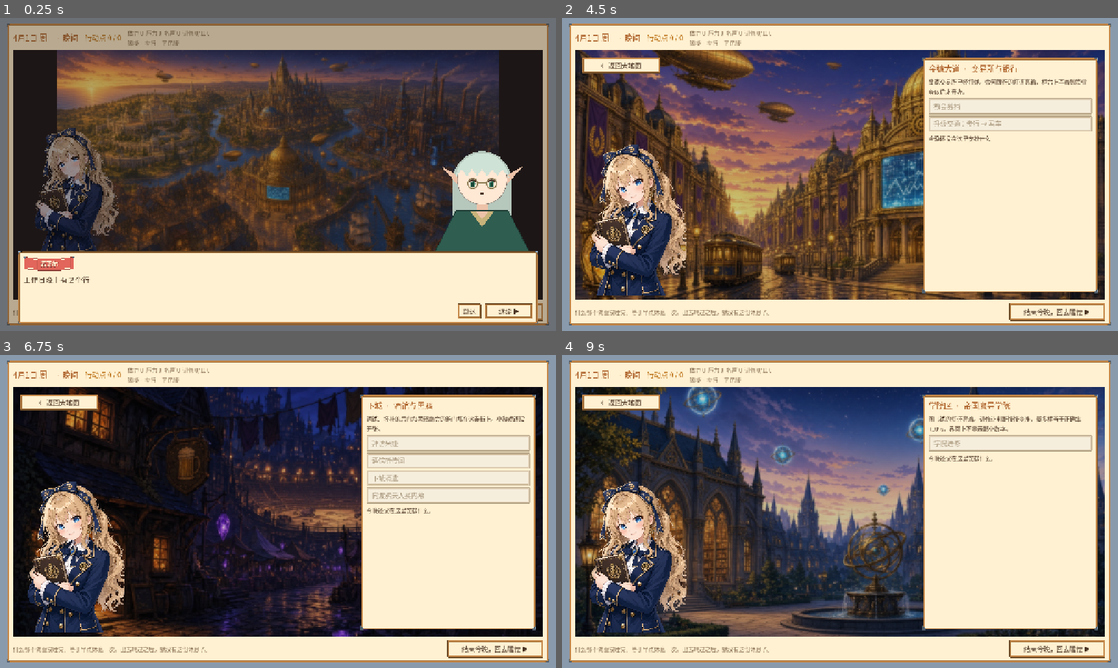
Above: before the commit, frames 1-4 (two rows, left to right).
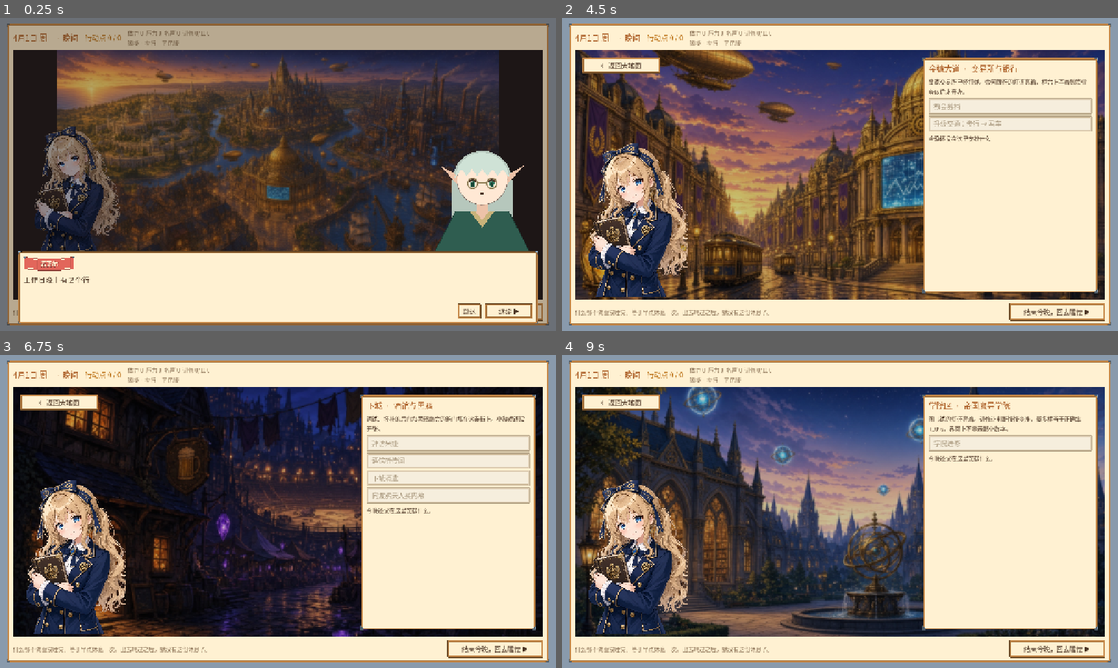
Above: after the commit, the same moments.

Repository: Kuraudoman/Stock-Life
Game: Godot game, scene res://scenes/city_map.tscn
Same seed, same stepped clock (60 frames per second), same inputs: the game is played once before the commit and once after it. This scene is started directly instead of the project's main scene.
Inputs (mouse positions are in pixels of both pictures, inside the frame that each line leads up to):
- Up to frame 1 (0.25 s): no input
- Up to frame 2 (4.5 s): click "结束今晚，回去睡觉 ▶" at 0.5 s; click "跳过" at 1.25 s; click "结束今晚，回去睡觉 ▶" at 2 s; click "结束今晚，回去睡觉 ▶" at 2.75 s; tap Enter at 3.5 s; drag from (840, 174) to (895, 105) at 3.52 s; click "前往" at 4.25 s
- Up to frame 3 (6.75 s): click "← 返回大地图" at 5 s; drag from (166, 527) to (250, 574) at 5.77 s; click "前往" at 6.5 s
- Up to frame 4 (9 s): click "← 返回大地图" at 7.25 s; move the mouse to (895, 442) at 8.02 s; tap Enter at 8.1 s; click (895, 442) at 8.17 s; click "前往" at 8.75 s

The runs differ from the first frame. In frame 1, 1.2% of the frame differs, in the area x 6-95%, y 34-75%; in frame 2, 2.1%, in the area x 4-23%, y 40-90%; in frame 3, 2.1%; in frame 4, 2.1%.

Commit message:
Use the hand-cut heroine portraits at 1088x1440.
Drop the outline-file switch and the frown top crop. Portraits scale to the slot height so the head stays in frame.

Co-authored-by: YukimyauChan <Kuraudoman@users.noreply.github.com>

Diff:
--- a/data/characters.json
+++ b/data/characters.json
@@ -1,5 +1,5 @@
 {
-	"_comment": "角色设定与占位立绘的配色（GDD 第 3、9 节）。没有正式立绘时，scripts/ui/portrait_painter.gd 按这里的颜色画剪影头像。描边画在图里，不在这里配色；用哪一套图看 data/ui.json 的 portrait_outline。feature 为头饰 / 特征：ribbon 发带、elf 精灵耳 + 眼镜、veil 面纱、cat 猫耳、goggles 护目镜、horns 龙角、hat 尖帽、kerchief 头巾、headband 头带。",
+	"_comment": "角色设定与占位立绘的配色（GDD 第 3、9 节）。没有正式立绘时，scripts/ui/portrait_painter.gd 按这里的颜色画剪影头像。feature 为头饰 / 特征：ribbon 发带、elf 精灵耳 + 眼镜、veil 面纱、cat 猫耳、goggles 护目镜、horns 龙角、hat 尖帽、kerchief 头巾、headband 头带。",
 	"characters": {
 		"heroine": {"name": "希雅", "title": "见习交易员", "hair": "#e3b46a", "eyes": "#3b6fb6", "outfit": "#34508a", "accent": "#e0b048", "feature": "ribbon"},
 		"noelle": {"name": "诺艾尔", "title": "精灵族会计师 · 秘书", "hair": "#cfe2d6", "eyes": "#2f7d62", "outfit": "#2f5d50", "accent": "#c9b37a", "feature": "elf"},
--- a/data/ui.json
+++ /dev/null
@@ -1,4 +0,0 @@
-{
-	"_comment": "界面开关。portrait_outline 为 true 时，立绘优先用 <表情>_outline.png（画好描边的那一套）；缺文件就退回不带描边的 <表情>.png，再退回 smile / normal，最后才用代码画的占位。当前仓库里的希雅图是不带描边的一套，所以这里先关着。",
-	"portrait_outline": false
-}
--- a/scripts/ui/heroine_portrait.gd
+++ b/scripts/ui/heroine_portrait.gd
@@ -1,6 +1,6 @@
 extends Control
 ## 主角状态立绘：表情反映情绪，外观反映身体状态，旁边是状态标签与体力 / 压力。
-## 角色本身由 portrait_view 画（描边、无底框）。点击发起走势预测。
+## 角色本身由 portrait_view 画，没有底框。点击发起走势预测。
 
 signal portrait_clicked
 
--- a/scripts/ui/mascot_view.gd
+++ b/scripts/ui/mascot_view.gd
@@ -46,7 +46,7 @@
 		wash = Color(0.45, 0.45, 0.48, 0.55)
 	pv.tint = wash
 	pv.set_character(id, layers.expr, layers.overlays, false)
-	# look 由 portrait_view 按公司 id 取，描边用公司主题色。
+	# look 由 portrait_view 按公司 id 取。
 	pv.queue_redraw()
 	draw_string(font, Vector2(frame.end.x + 12.0, 20), "看板娘", HORIZONTAL_ALIGNMENT_LEFT, -1, 12, UI.MUTED)
 	# 文字
--- a/scripts/ui/portrait_painter.gd
+++ b/scripts/ui/portrait_painter.gd
@@ -1,23 +1,17 @@
 extends RefCounted
 ## 立绘绘制：有正式立绘就画图，没有就按角色配色画 Q 版占位半身像（GDD 第 9 节“MVP 占位”）。
-## 正式立绘放在 assets/portraits/<角色 id 或公司 id>/ 下：
-##   <表情名>.png          不带描边
-##   <表情名>_outline.png  画好描边的同一张
-## 用哪一套由 data/ui.json 的 portrait_outline 决定。选中的那张没有，就换另一套，
-## 再退回 smile / normal，整个目录都没有图时退回占位画法。
+## 正式立绘放在 assets/portraits/<角色 id 或公司 id>/ 下，文件名是 <表情名>.png。
+## 没有对应表情时退回 smile / normal，整个目录都没有图时退回占位画法。
 ## 主角按身体优先：hospital / dizzy / cold / sleepy，否则按情绪 smile / grin / frown / coin / panic。
 ## 整张图已经包含道具，不再叠 fx_。fx_<叠加层>.png 只给占位画法用。
 
 const UI := preload("res://scripts/ui/ui_style.gd")
 
 const PORTRAIT_DIR := "res://assets/portraits"
-const UI_PATH := "res://data/ui.json"
 ## 缺表情时依次尝试的默认表情。
 const DEFAULT_EXPRS := ["smile", "normal"]
 
 static var _textures := {}
-static var _ui_loaded := false
-static var _ui: Dictionary = {}
 
 const SKIN := Color(1.0, 0.91, 0.83)
 const SKIN_SHADE := Color(0.93, 0.76, 0.66)
@@ -50,8 +44,6 @@
 	}
 
 
-## frown.png 的人物比其他几张低大约 90 像素，裁切时把这截空白让掉，头才对齐。
-const TOP_PAD := {"frown": 90.0}
 
 
 ## 主角的情绪 / 身体状态 → 整张立绘。身体优先于情绪；有图就不加占位用的叠加层。
@@ -134,29 +126,7 @@
 	return {"expr": "smile", "overlays": []}
 
 
-static func ui_config() -> Dictionary:
-	if not _ui_loaded:
-		_ui_loaded = true
-		var raw: Variant = JSON.parse_string(FileAccess.get_file_as_string(UI_PATH))
-		_ui = raw if typeof(raw) == TYPE_DICTIONARY else {}
-	return _ui
-
-
-## data/ui.json 的 portrait_outline。true 时优先带描边的文件。
-static func wants_outline() -> bool:
-	return bool(ui_config().get("portrait_outline", false))
-
-
-## 同一个表情的两套文件名。outlined 为 true 时 _outline 排在前面。
-static func variant_stems(expr: String, outlined: bool) -> PackedStringArray:
-	var plain := expr
-	var lined := "%s_outline" % expr
-	if outlined:
-		return PackedStringArray([lined, plain])
-	return PackedStringArray([plain, lined])
-
-
-## 正式立绘：assets/portraits/<who>/<name>.png，没有返回 null。name 可以已经带 _outline。结果会缓存。
+## 正式立绘：assets/portraits/<who>/<name>.png，没有返回 null。结果会缓存。
 static func texture(who: String, name: String) -> Texture2D:
 	var path := "%s/%s/%s.png" % [PORTRAIT_DIR, who, name]
 	if not _textures.has(path):
@@ -171,14 +141,8 @@
 
 
 static func resolve_texture(who: String, expr: String, overlays: Array = []) -> Dictionary:
-	return resolve_prefer(who, expr, overlays, wants_outline())
-
-
-## outlined 显式指定要不要描边版，测试用。游戏里走 resolve_texture。
-## 返回 name 是表情名（frown，不是 frown_outline），file 是实际加载的文件名。
-static func resolve_prefer(who: String, expr: String, overlays: Array, outlined: bool) -> Dictionary:
 	if who == "":
-		return {"tex": null, "name": "", "file": ""}
+		return {"tex": null, "name": ""}
 	var names: Array = []
 	if overlays.has("pajama") or expr == "hospital":
 		names.append("hospital")
@@ -192,11 +156,10 @@
 		if seen.has(key):
 			continue
 		seen[key] = true
-		for stem in variant_stems(key, outlined):
-			var tex := texture(who, stem)
-			if tex:
-				return {"tex": tex, "name": key, "file": stem}
-	return {"tex": null, "name": "", "file": ""}
+		var tex := texture(who, key)
+		if tex:
+			return {"tex": tex, "name": key}
+	return {"tex": null, "name": ""}
 
 
 ## 在 r 里画一个角色。dim=true 时把角色本身压暗（不铺底色块）。
@@ -210,7 +173,7 @@
 		var prev_filter := ci.texture_filter
 		ci.texture_filter = CanvasItem.TEXTURE_FILTER_LINEAR_WITH_MIPMAPS
 		ci.material = null
-		_draw_fitted(ci, r, base, float(TOP_PAD.get(String(resolved.name), 0.0)))
+		_draw_fitted(ci, r, base)
 		ci.texture_filter = prev_filter
 		return
 	ci.material = null
@@ -303,16 +266,17 @@
 	ci.modulate = m
 
 
-## 把立绘铺满 r：等比放大到盖住整个框，水平居中。top_pad 是这张图顶部多出来的空白，
-## 裁切从那里开始，头才和别的表情齐。多出来的部分裁掉。
-static func _draw_fitted(ci: CanvasItem, r: Rect2, tex: Texture2D, top_pad: float = 0.0) -> void:
+## 按高度放进 r，水平居中，不变形。槽比图窄时只裁左右，头顶和脚底都留着。
+static func _draw_fitted(ci: CanvasItem, r: Rect2, tex: Texture2D) -> void:
 	var ts := tex.get_size()
-	var pad := clampf(top_pad, 0.0, ts.y * 0.25)
-	var usable_h := ts.y - pad
-	var scale := maxf(r.size.x / ts.x, r.size.y / usable_h)
-	var src_size := Vector2(minf(r.size.x / scale, ts.x), minf(r.size.y / scale, usable_h))
-	var origin := Vector2((ts.x - src_size.x) * 0.5, pad)
-	ci.draw_texture_rect_region(tex, r, Rect2(origin, src_size))
+	if ts.x < 1.0 or ts.y < 1.0 or r.size.x < 1.0 or r.size.y < 1.0:
+		return
+	var scale := r.size.y / ts.y
+	var src_w := minf(r.size.x / scale, ts.x)
+	var origin := Vector2((ts.x - src_w) * 0.5, 0.0)
+	var dest_w := src_w * scale
+	var dest := Rect2(r.position.x + (r.size.x - dest_w) * 0.5, r.position.y, dest_w, r.size.y)
+	ci.draw_texture_rect_region(tex, dest, Rect2(origin, Vector2(src_w, ts.y)))
 
 
 static func _face(ci: CanvasItem, c: Vector2, R: float, look: Dictionary, expr: String) -> void:
--- a/scripts/ui/portrait_view.gd
+++ b/scripts/ui/portrait_view.gd
@@ -1,5 +1,5 @@
 extends Control
-## 可复用的立绘：只画抠好的角色（带描边），底下是什么界面就透出什么。
+## 可复用的立绘：只画抠好的角色，底下是什么界面就透出什么。
 ## who 为 characters.json 里的角色 id，或公司 id（看板娘）。follow_state=true 时主角跟随当前情绪与身体状态。
 
 const Painter := preload("res://scripts/ui/portrait_painter.gd")
@@ -50,6 +50,6 @@
 		var layers := Painter.heroine_layers(String(GameState.player.get("mood", "calm")), String(GameState.player.get("body", "healthy")))
 		e = layers.expr
 		o = layers.overlays
-	# 留出描边的空隙，角色仍顶对齐。不再铺方格底，也不画木框。
-	var inner := Rect2(Vector2.ZERO, size).grow(-2)
+	# 角色顶对齐，铺满这块控件的高度。不再铺方格底，也不画木框。
+	var inner := Rect2(Vector2.ZERO, size)
 	Painter.draw(self, inner, look(), e, o, dim, tint)
--- a/tools/run_tests.gd
+++ b/tools/run_tests.gd
@@ -660,28 +660,18 @@
 			check(name == String(expect[body][mood]) and (layers.overlays as Array).is_empty(),
 					"%s / %s → %s，不再叠占位道具" % [mood, body, name])
 			var tex := Painter.base_texture("heroine", name, layers.overlays)
-			check(tex != null and tex.get_width() == 864 and tex.get_height() == 1152,
+			check(tex != null and tex.get_width() == 1088 and tex.get_height() == 1440,
 					"%s.png 能加载" % name)
 	var cry := Painter.texture("heroine", "cry")
 	var ecstatic := Painter.texture("heroine", "ecstatic")
-	check(cry != null and cry.get_width() == 864 and Painter.base_texture("heroine", "cry", []) == cry, "对话里的 cry 用 cry.png")
+	check(cry != null and cry.get_width() == 1088 and Painter.base_texture("heroine", "cry", []) == cry, "对话里的 cry 用 cry.png")
 	check(ecstatic != null and Painter.base_texture("heroine", "ecstatic", ["sparkle", "v_sign"]) == ecstatic, "结局的 ecstatic 用 ecstatic.png")
 	check(Painter.base_texture("heroine", "smile", ["blanket", "mask"]) == Painter.texture("heroine", "cold"),
 			"感冒的整图排在表情名前面")
-	var chars: Dictionary = JSON.parse_string(FileAccess.get_file_as_string("res://data/characters.json")).characters
-	check(not chars.heroine.has("outline"), "角色数据里不再写代码描边")
-	check(Painter.wants_outline() == false, "现在默认显示不带描边的立绘")
-	var plain: PackedStringArray = Painter.variant_stems("panic", false)
-	var lined: PackedStringArray = Painter.variant_stems("panic", true)
-	check(String(plain[0]) == "panic" and String(plain[1]) == "panic_outline", "关描边时先找不带描边的文件")
-	check(String(lined[0]) == "panic_outline" and String(lined[1]) == "panic", "开描边时先找 _outline")
-	var prefer: Dictionary = Painter.resolve_prefer("heroine", "coin", [], true)
-	check(prefer.tex == Painter.texture("heroine", "coin") and String(prefer.file) == "coin" and String(prefer.name) == "coin",
-			"没有描边版时退回同一表情的无描边图")
-	var missing: Dictionary = Painter.resolve_prefer("heroine", "no_such_expr", [], true)
-	check(missing.tex == Painter.texture("heroine", "smile") and String(missing.name) == "smile" and String(missing.file) == "smile",
-			"表情两套都没有时退回 smile")
-	var gone: Dictionary = Painter.resolve_prefer("no_such_person", "smile", [], false)
+	var missing: Dictionary = Painter.resolve_texture("heroine", "no_such_expr", [])
+	check(missing.tex == Painter.texture("heroine", "smile") and String(missing.name) == "smile",
+			"没有这张表情时退回 smile")
+	var gone: Dictionary = Painter.resolve_texture("no_such_person", "smile", [])
 	check(gone.tex == null and String(gone.name) == "", "两套都没有就交给占位立绘")
 
 
--- a/tools/shot_evening.gd
+++ b/tools/shot_evening.gd
@@ -34,6 +34,10 @@
 	map.open_card("downtown")
 	await create_timer(0.25).timeout
 	_save("city-map-modal-downtown")
+	map.enter_district("harbor")
+	for _i in 4:
+		await process_frame
+	_save("city-map-district-harbor")
 	map.queue_free()
 	await process_frame
 	var dialog = load("res://scenes/dialog.tscn").instantiate()
@@ -41,6 +45,25 @@
 	root.add_child(dialog)
 	await create_timer(0.45).timeout
 	_save("heroine-dialog-calm")
+	dialog.queue_free()
+	await process_frame
+	var bg := ColorRect.new()
+	bg.color = Color(0.55, 0.18, 0.45)
+	bg.set_anchors_preset(Control.PRESET_FULL_RECT)
+	bg.offset_right = 1280
+	bg.offset_bottom = 720
+	root.add_child(bg)
+	var Portrait := load("res://scripts/ui/portrait_view.gd")
+	for i in 2:
+		var pv = Portrait.new()
+		pv.who = "heroine"
+		pv.expr = "smile" if i == 0 else "frown"
+		pv.position = Vector2(80 + i * 600, 30)
+		pv.size = Vector2(520, 660)
+		root.add_child(pv)
+	for _i in 4:
+		await process_frame
+	_save("heroine-smile-frown")
 	quit()
 
 
Not shown, changed: assets/portraits/heroine/SOURCE.txt
Binary file changed: assets/portraits/heroine/coin.png
Binary file changed: assets/portraits/heroine/cold.png
Binary file changed: assets/portraits/heroine/cry.png
Binary file changed: assets/portraits/heroine/dizzy.png
Binary file changed: assets/portraits/heroine/ecstatic.png
Binary file changed: assets/portraits/heroine/frown.png
Binary file changed: assets/portraits/heroine/grin.png
Binary file changed: assets/portraits/heroine/hospital.png
Binary file changed: assets/portraits/heroine/panic.png
Binary file changed: assets/portraits/heroine/sleepy.png
Binary file changed: assets/portraits/heroine/smile.png
